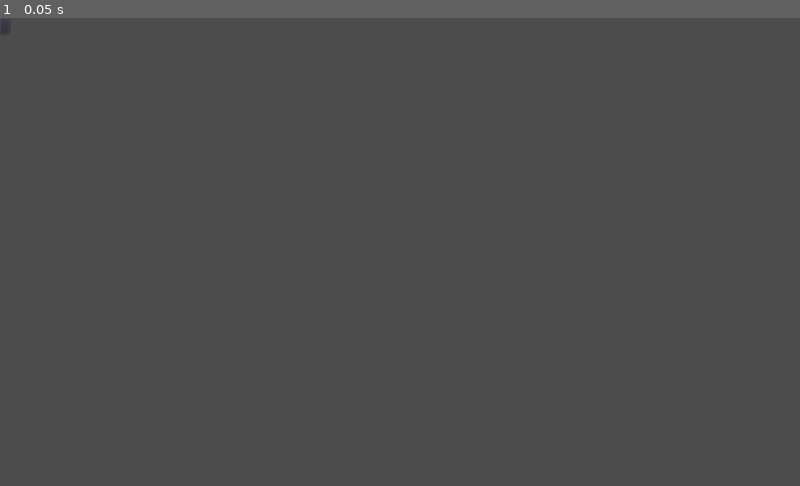
Above: before the commit, frame 1.
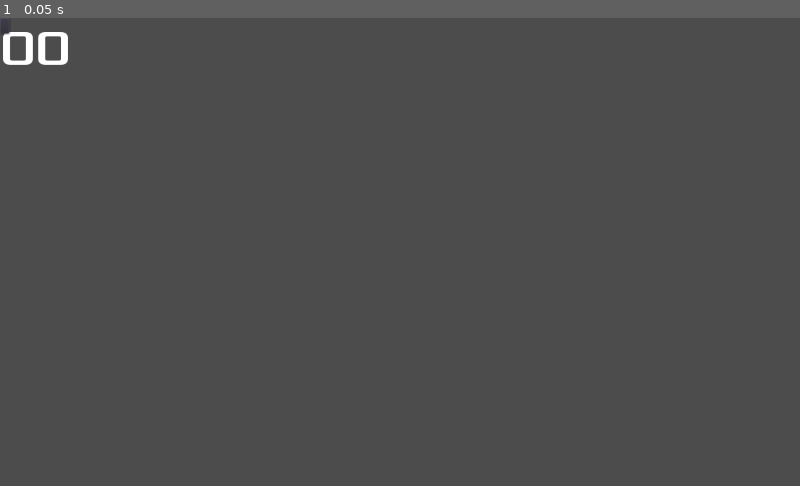
Above: after the commit, the same moment.

Repository: peter201943/dodge-the-creeps
Game: Godot game, scene res://scene/Main.tscn
Two runs of this game, one before a commit and one after it. Both use one fixed random seed, a clock stepped at 60 frames per second and the inputs below.
Inputs:
- Up to frame 1 (0.05 s): no input

The runs differ from the first frame. In frame 1, 0.3% of the frame differs, in the area x 0-9%, y 2-11%.
Error in both runs: Attempt to call function 'connect' in base 'null instance' on a null instance. (res://script/Main.gd:58)

Commit message:
Gonna zzz

Diff:
--- a/scene/Main.tscn
+++ b/scene/Main.tscn
@@ -1,13 +1,18 @@
-[gd_scene load_steps=5 format=2]
+[gd_scene load_steps=7 format=2]
 
 [ext_resource path="res://scene/Player.tscn" type="PackedScene" id=1]
 [ext_resource path="res://script/Main.gd" type="Script" id=2]
 [ext_resource path="res://scene/Mob.tscn" type="PackedScene" id=3]
+[ext_resource path="res://font/Xolonium-Regular.ttf" type="DynamicFontData" id=4]
 
 [sub_resource type="Curve2D" id=1]
 _data = {
 "points": PoolVector2Array( 0, 0, 0, 0, 1.41589, 597.964, 0, 0, 0, 0, 5.91719, 7.02322, 0, 0, 0, 0, 1022.31, 3.77386, 0, 0, 0, 0, 1021.08, 595.544, 0, 0, 0, 0, 1.41589, 597.964 )
 }
+
+[sub_resource type="DynamicFont" id=2]
+size = 64
+font_data = ExtResource( 4 )
 
 [node name="Main" type="Node2D"]
 script = ExtResource( 2 )
@@ -39,6 +44,8 @@
 [node name="Score" type="Label" parent="HUD"]
 margin_right = 40.0
 margin_bottom = 14.0
+custom_fonts/font = SubResource( 2 )
+text = "00"
 __meta__ = {
 "_edit_use_anchors_": false
 }
